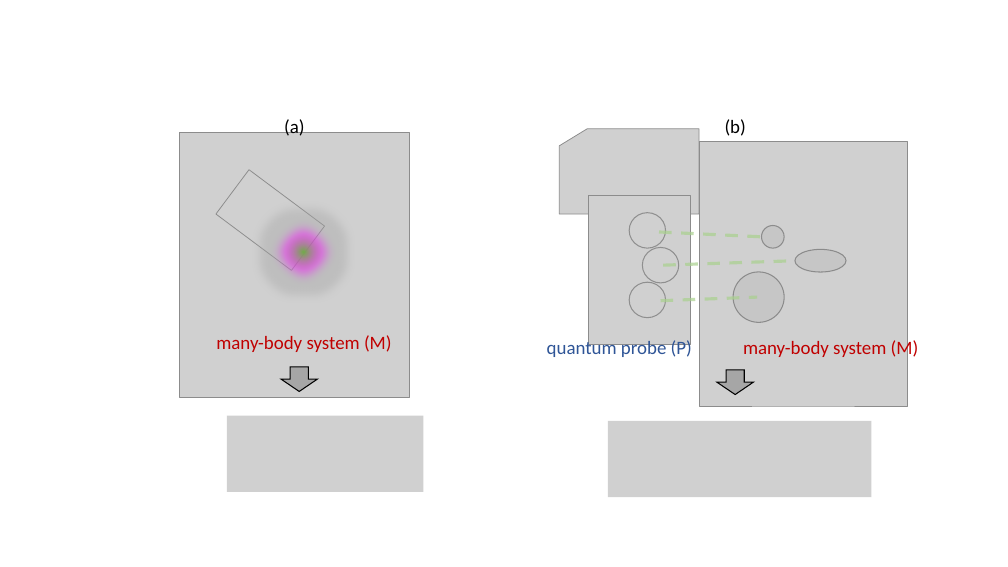
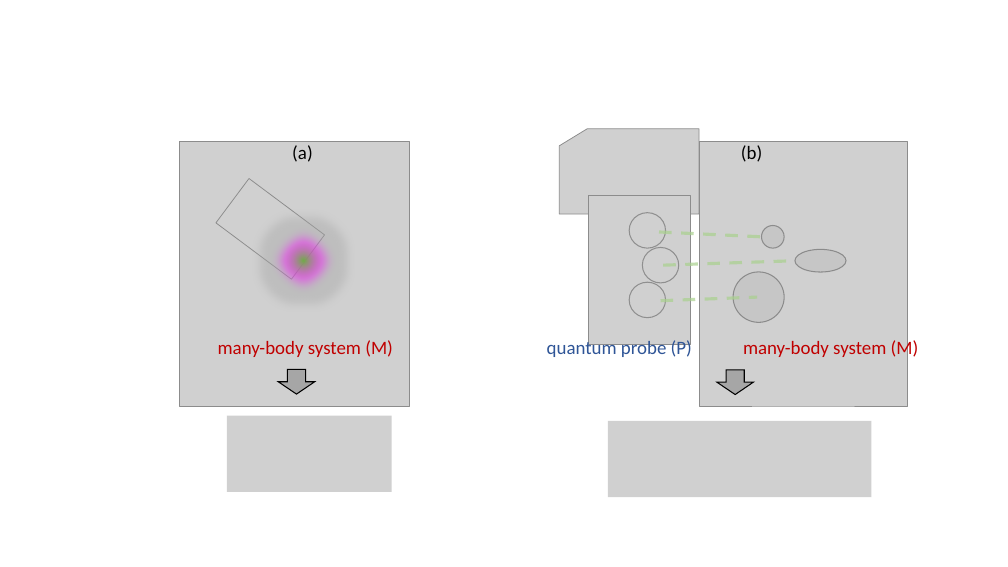
Before and after one commit to wenzhengd/QMUL_probe_advantage, a slide deck: slide 2 of qmul_probe_Latex/figs/PPT_make_figs.pptx. Drawn at 1008x567 pixels with LibreOffice and Linux fonts; fonts in the diff are those of the drawing; grey boxes stand for pictures. Boxes give left, top, right and bottom in pixels: in the first picture for what was removed or moved away, otherwise in the second. Text is boxed around its words. In the diff, an @@ line names an element or a change of style, - is before the commit and + after.

```diff
--- a/qmul_probe_Latex/figs/PPT_make_figs.pptx
+++ b/qmul_probe_Latex/figs/PPT_make_figs.pptx
@@ text "(a)": place and size @@
-text "(a)" at <box>284,118,304,136</box>
+text "(a)" at <box>292,145,312,162</box>
@@ text "(b)": place and size @@
-text "(b)" at <box>725,119,746,136</box>
+text "(b)" at <box>741,145,762,162</box>
@@ 2 pictures, 1 ellipse: place and size @@
-2 pictures, 1 ellipse at <box>180,133,410,398</box>
+2 pictures, 1 ellipse at <box>180,141,410,406</box>
@@ text "many-body system (M)": place and size @@
-text "many-body system (M)" at <box>216,335,392,352</box>
+text "many-body system (M)" at <box>218,340,393,357</box>
@@ picture: place and size @@
-picture at <box>227,416,423,492</box>
+picture at <box>227,416,392,492</box>
```
Also in this commit, not shown: 1 slide added, 1 slide removed, 13 other files.
